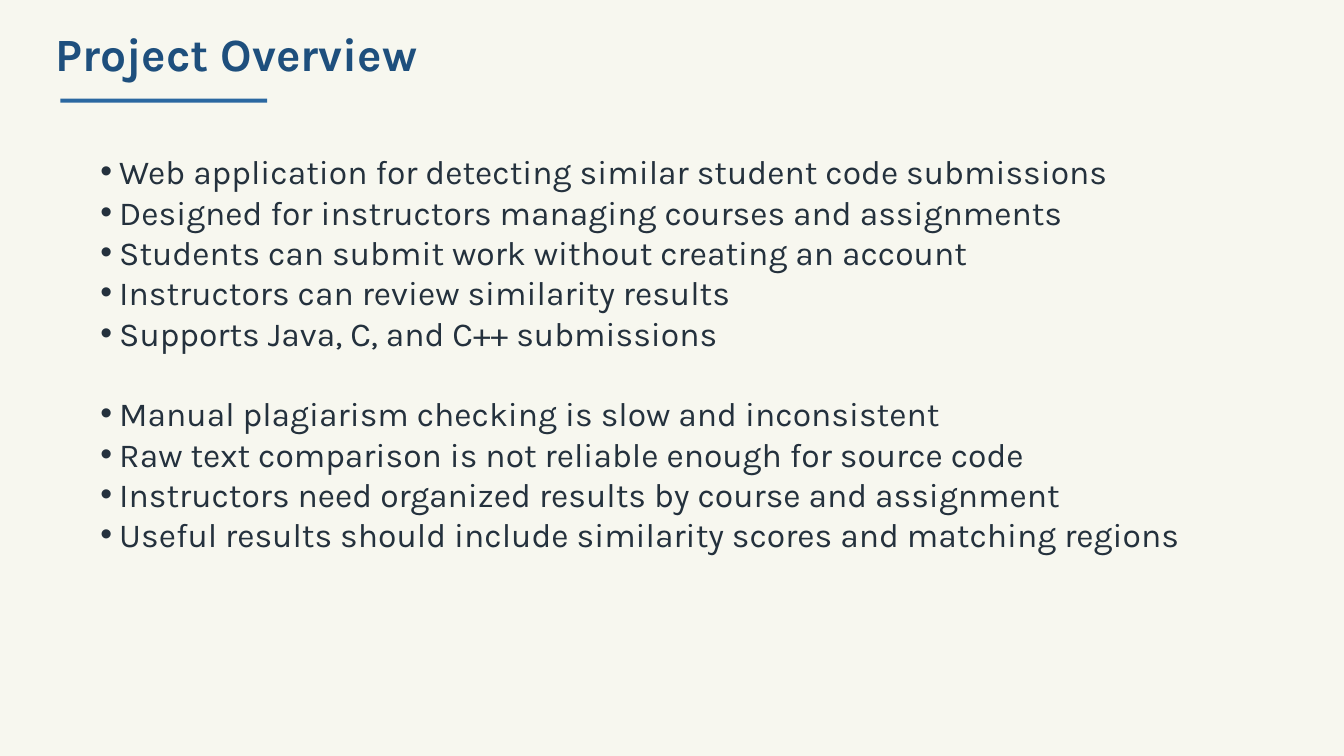
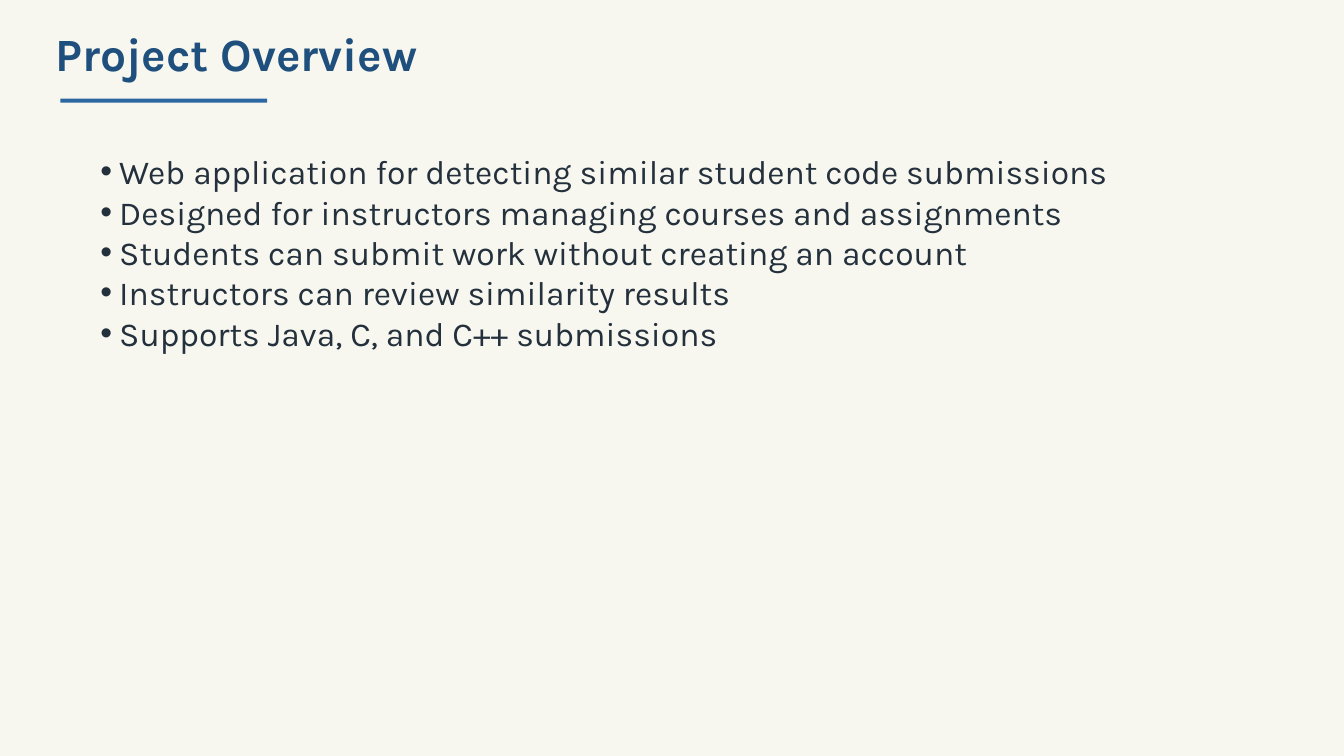
Before and after one commit to Dr-stopp/El-Kapitan, a slide deck: slide 2 of stage4/Final-Presentation-El-Kapitan.pptx. Drawn at 1344x756 pixels with LibreOffice and Linux fonts; fonts in the diff are those of the drawing. Boxes give left, top, right and bottom in pixels: in the first picture for what was removed or moved away, otherwise in the second. Text is boxed around its words. In the diff, an @@ line names an element or a change of style, - is before the commit and + after.

Commit message:
last change

```diff
--- a/stage4/Final-Presentation-El-Kapitan.pptx
+++ b/stage4/Final-Presentation-El-Kapitan.pptx
@@ text at [119, 403, 1179, 556]: paragraphs removed @@
-• Manual plagiarism checking is slow and inconsistent
-• Raw text comparison is not reliable enough for source code
-• Instructors need organized results by course and assignment
-• Useful results should include similarity scores and matching regions
```
